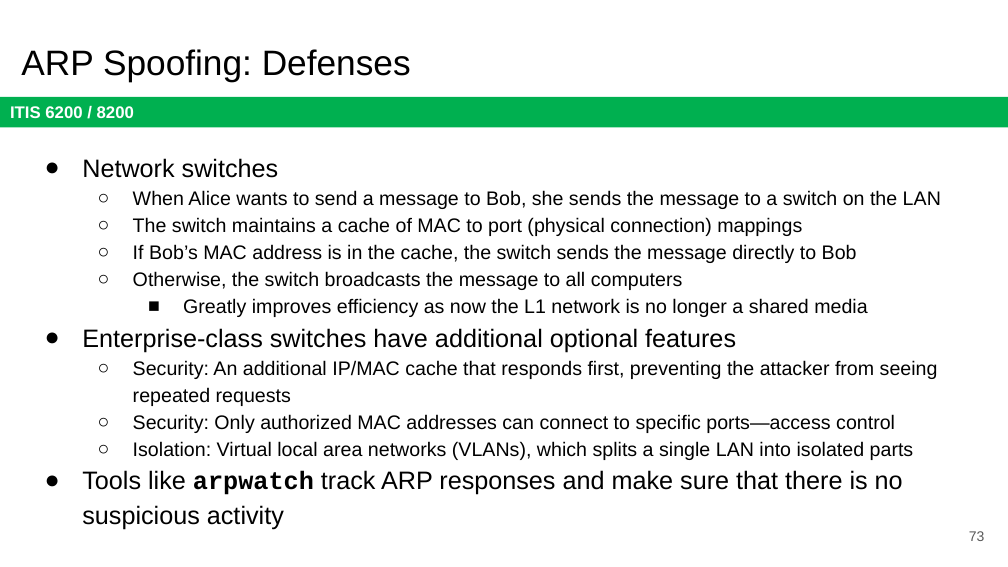
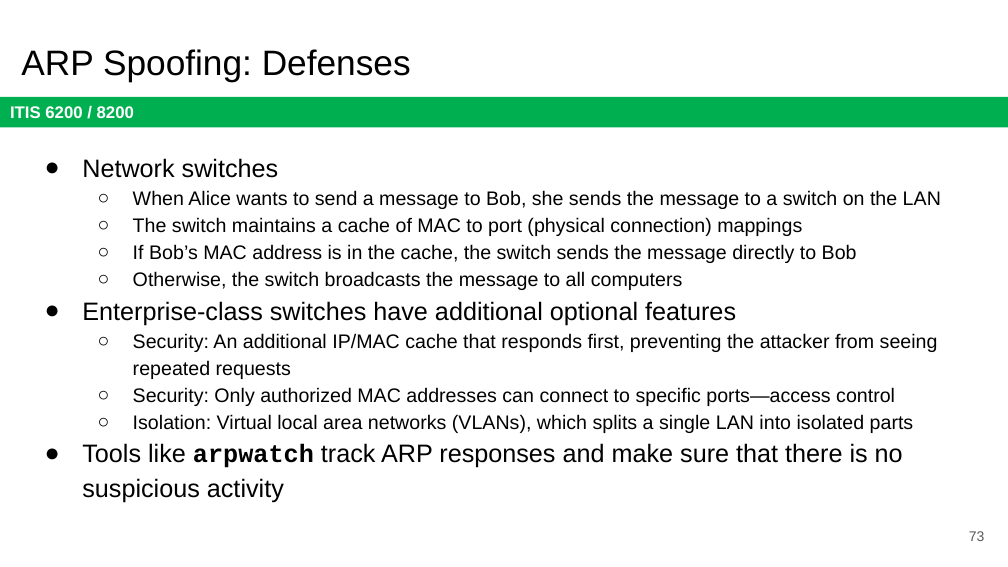
Before and after one commit to jx5c/github.io, a slide deck: slide 73 of teaching/ITIS6200/2023fa/lectures/lec14.pptx. Drawn at 1008x567 pixels with LibreOffice and Linux fonts; fonts in the diff are those of the drawing. Boxes give left, top, right and bottom in pixels: in the first picture for what was removed or moved away, otherwise in the second. Text is boxed around its words. In the diff, an @@ line names an element or a change of style, - is before the commit and + after.

```diff
--- a/teaching/ITIS6200/2023fa/lectures/lec14.pptx
+++ b/teaching/ITIS6200/2023fa/lectures/lec14.pptx
@@ text at (183, 298, 867, 317): paragraph removed @@
-    ■ Greatly improves efficiency as now the L1 network is no longer a shared media
```
Also in this commit, not shown: 1 other slide changed, 7 other files.
